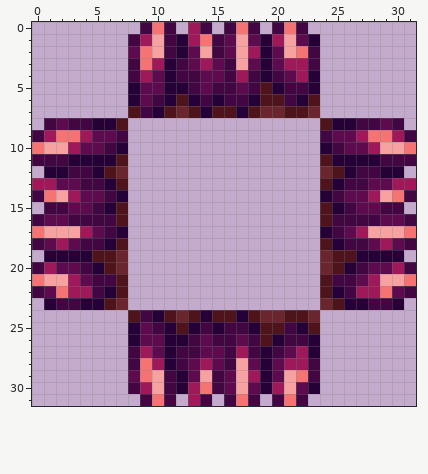
Pixel-art sprite, stored at Graphics/Atlases/Gameplay/objects/CommunalHelper/melvin/block_weak.png. Above, as it was before the edit.
The file is 32x32 pixels.
The same view after the edit:
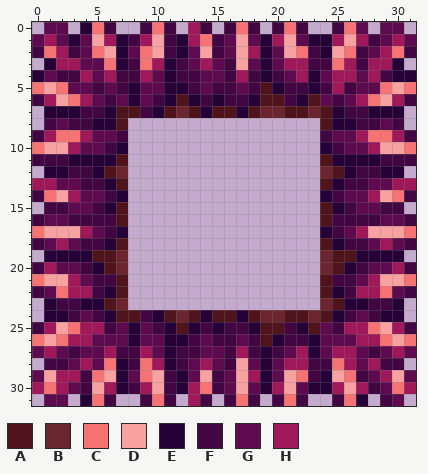
Palette (. is transparent): A #4e131b  B #6b252f  C #f57373  D #f7a1a1  E #260137  F #420643  G #5e0a4f  H #9f195a
Change:
Colour A now appears in row 7 at x 7 and 24; in row 24 at x 7 and 24.
Colour C now appears in row 0 at x 5 and 26; in row 2 at x 1, 5, 26 and 30; in row 3 at x 6 and 25; in row 5 at x 0, 2, 29 and 31; in row 6 at x 3 and 28; in row 25 at x 3 and 28.
Colour C now appears in row 26 at x 0, 2, 29 and 31; in row 28 at x 6 and 25; in row 29 at x 5 and 26; in row 30 at x 1 and 30; in row 31 at x 5 and 26.
Colour D now appears in row 1 at x 5 and 26; in row 2 at x 6 and 25; in row 5 at x 1 and 30; in row 6 at x 2 and 29; in row 25 at x 2 and 29; in row 26 at x 1 and 30.
Colour D now appears in row 29 at x 1, 6, 25 and 30; in row 30 at x 5 and 26.
Colour E now appears in row 0 at x 4; in row 1 at x 3, 7 and 24; in row 2 at x 7 and 24; in row 3 at x 1, 7 and 30; in row 4 at x 0 and 30 to 31; in row 7 at x 1 to 3, 6, 25 and 28 to 30.
Colour E now appears in row 24 at x 1 to 2, 6, 25 and 29 to 30; in row 28 at x 7; in rows 29 to 30 at x 7 and 24; in row 31 at x 4 and 27.
Colour F now appears in row 0 at x 6 and 25; in row 1 at x 28; in row 2 at x 0, 3, 27 and 31; in row 3 at x 24 and 27; in row 4 at x 2 to 3, 7 and 29; in row 5 at x 5, 7, 24 and 26.
Colour F now appears in row 6 at x 0, 6, 25 and 31; in row 7 at x 4 to 5 and 26 to 27; in row 24 at x 3, 5, 26 and 28; in row 25 at x 0, 6, 25 and 31; in row 27 at x 3, 7 and 28; in row 28 at x 1 to 2, 24 and 29 to 30.
Colour F now appears in row 29 at x 4 and 27; in row 30 at x 4 and 28; in row 31 at x 6, 25 and 29.
Colour G now appears in row 0 at x 1 to 2, 27 and 29 to 30; in row 1 at x 0, 2, 4, 29 and 31; in row 2 at x 4 and 28; in row 3 at x 4 to 5; in row 4 at x 1, 5, 24 and 27; in row 5 at x 3 to 4, 6 and 27 to 28.
Colour G now appears in row 6 at x 5, 7, 24 and 26; in row 24 at x 4 and 27; in row 25 at x 7 and 24; in row 26 at x 5 to 7 and 24 to 26; in row 27 at x 0, 2, 4 to 5, 24, 27, 29 and 31; in row 28 at x 3, 5 and 27.
Colour G now appears in row 29 at x 0, 28 and 31; in row 30 at x 3 and 29; in row 31 at x 1 to 2 and 30.
Colour H now appears in row 1 at x 1, 6, 25, 27 and 30; in row 2 at x 2 and 29; in row 3 at x 2 to 3, 26 and 28 to 29; in row 4 at x 4, 6, 25 to 26 and 28; in row 5 at x 25; in row 6 at x 1, 4, 27 and 30.
Colour H now appears in row 25 at x 1, 4 to 5, 26 to 27 and 30; in row 26 at x 3 to 4 and 27 to 28; in row 27 at x 1, 6, 25 to 26 and 30; in row 28 at x 4, 26 and 28; in row 29 at x 2 to 3 and 29; in row 30 at x 0, 2, 6, 25, 27 and 31.
Boxes around the changes in both pictures, in picture pixels (x1, y1, x2, y2):
added: (32, 22, 128, 118)
added: (320, 22, 416, 118)
added: (32, 310, 128, 406)
added: (320, 310, 416, 406)
